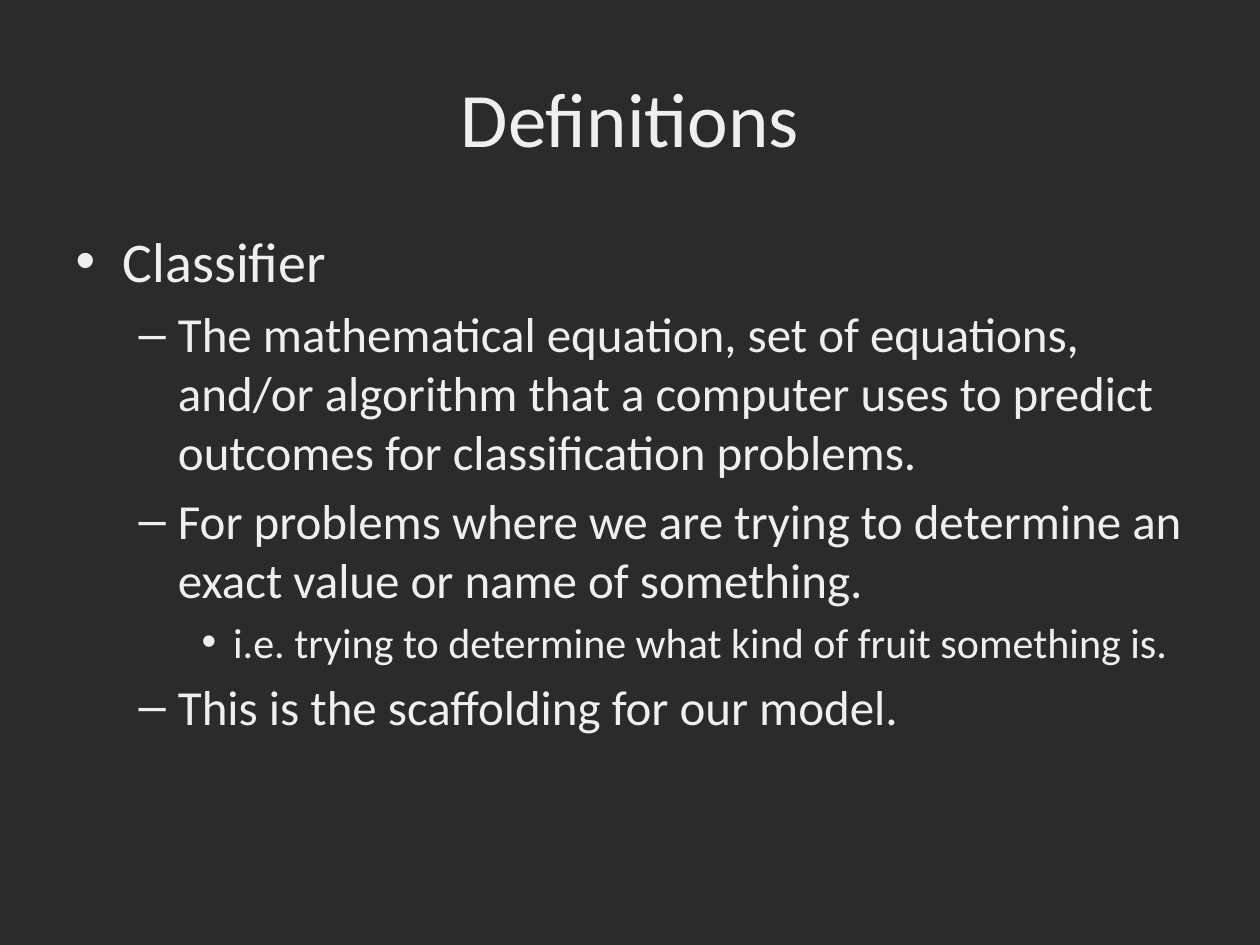
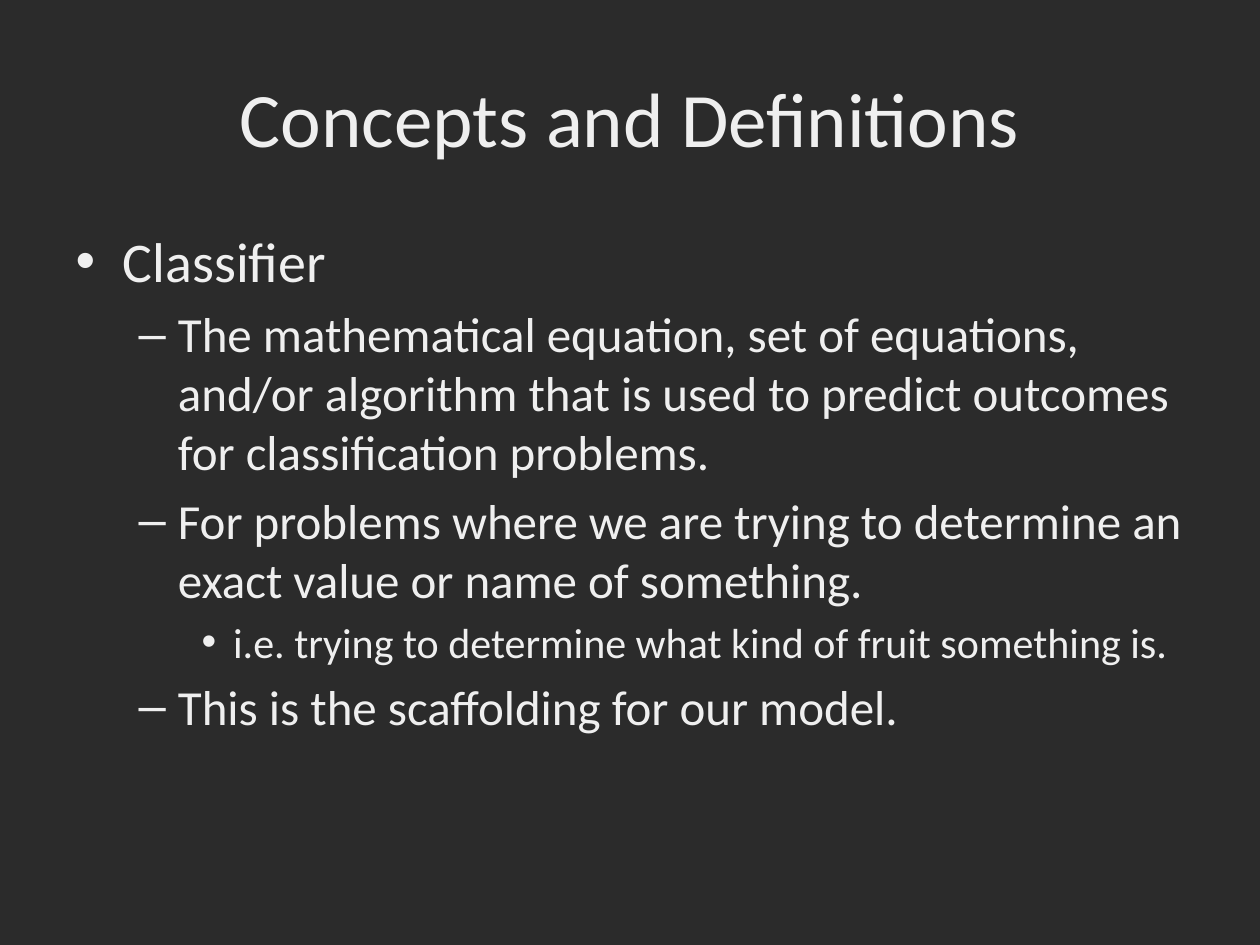
Before and after one commit to dbowmans46/PracticalProgramming, a slide deck: slide 5 of Session 7 - Python/Instructional Material/Session 7 - Python Brief Intro to Machine Learning with Scikit Learn.pptx (slide 4 before the commit). Drawn at 1260x945 pixels with LibreOffice and Linux fonts; fonts in the diff are those of the drawing; background and template pictures are left out; a plain dark background stands for a picture behind light text. Boxes give left, top, right and bottom in pixels: in the first picture for what was removed or moved away, otherwise in the second. Text is boxed around its words. In the diff, an @@ line names an element or a change of style, - is before the commit and + after.

Commit message:
Fixed typos, updated style, added underfitting and overfitting concepts.

```diff
--- a/Session 7 - Python/Instructional Material/Session 7 - Python Brief Intro to Machine Learning with Scikit Learn.pptx
+++ b/Session 7 - Python/Instructional Material/Session 7 - Python Brief Intro to Machine Learning with Scikit Learn.pptx
@@ title at [240, 93, 1019, 160]: text changed @@
-Definitions
+Concepts and Definitions
@@ text at [178, 318, 1169, 478]: text changed @@
-  – The mathematical equation, set of equations, and/or algorithm that a computer uses to predict outcomes for classification problems.
+  – The mathematical equation, set of equations, and/or algorithm that is used to predict outcomes for classification problems.
```
Also in this commit, not shown: 16 other slides changed, 6 slides added.
